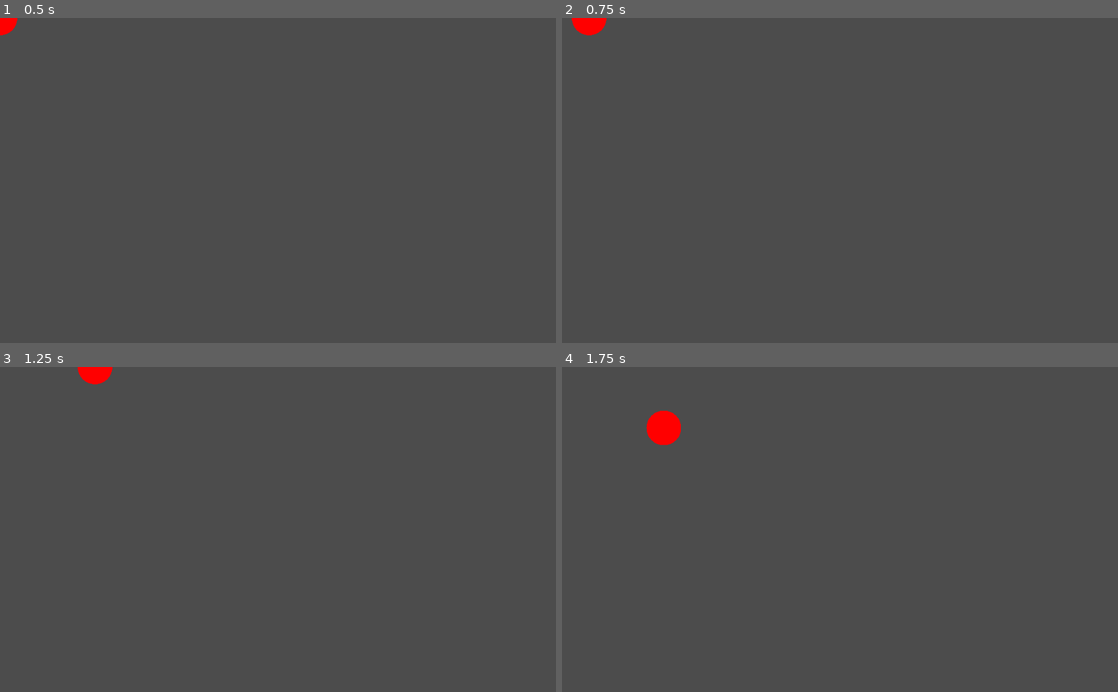
Above: before the commit, frames 1-4 (two rows, left to right).
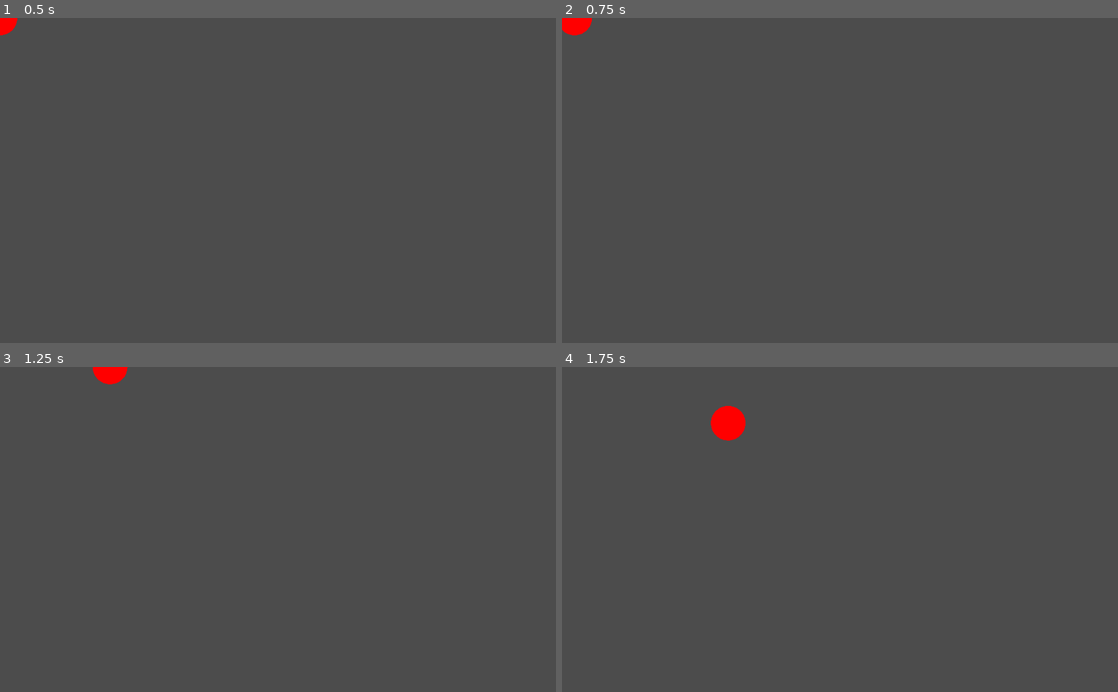
Above: after the commit, the same moments.

Repository: thomas-armena/crossfire
Game: Godot game, scene res://Scenes/Players/Player/Player.tscn
Same seed, same stepped clock (60 frames per second), same inputs: the game is played once before the commit and once after it.
Inputs (mouse positions are in pixels of both pictures, inside the frame that each line leads up to):
- Up to frame 1 (0.5 s): no input
- Up to frame 2 (0.75 s): tap Enter at 0.5 s; move the mouse to (962, 164) at 0.52 s; hold D (p1_move_right) from 0.53 s (still down); tap Space (p1_shoot, bound only after the commit) at 0.6 s
- Up to frame 3 (1.25 s): keep holding D (p1_move_right)
- Up to frame 4 (1.75 s): move the mouse to (728, 545) at 1.27 s; release D (p1_move_right) at 1.28 s; hold S (p1_move_down) from 1.28 s (still down); tap Space (p1_shoot, bound only after the commit) at 1.35 s

Frame 1 is identical in both runs. In frame 2, 0.3% of the frame differs, in the area x 0-8%, y 0-6%; in frame 3, 0.3%; in frame 4, 1.1%, in the area x 15-33%, y 11-25%.
Error after the commit: Invalid get index 'global_position' (on base: 'null instance'). (res://Scenes/Players/Player/Player.gd:41)

Commit message:
Entity movement with players

Diff:
--- /dev/null
+++ b/Scenes/Bullet/Bullet.gd
@@ -0,0 +1,17 @@
+extends KinematicBody2D
+
+export var speed = 1000
+export var direction = 0
+
+func _ready():
+	pass # Replace with function body.
+
+func _physics_process(delta):
+	var dir = PI
+	var velocity = Vector2(cos(direction), sin(direction)) * speed
+	move_and_slide(velocity)
+
+
+
+func _on_DeathTimer_timeout():
+	queue_free()
--- /dev/null
+++ b/Scenes/Bullet/Bullet.tscn
@@ -0,0 +1,25 @@
+[gd_scene load_steps=4 format=2]
+
+[ext_resource path="res://Scenes/Bullet/Bullet.gd" type="Script" id=1]
+[ext_resource path="res://Scenes/Shapes/Circle.tscn" type="PackedScene" id=2]
+
+[sub_resource type="CircleShape2D" id=1]
+radius = 12.0
+
+[node name="Bullet" type="KinematicBody2D"]
+collision_layer = 4
+collision_mask = 2
+script = ExtResource( 1 )
+
+[node name="CollisionShape2D" type="CollisionShape2D" parent="."]
+shape = SubResource( 1 )
+
+[node name="Circle" parent="." instance=ExtResource( 2 )]
+color = Color( 1, 0.984314, 0, 1 )
+radius = 12
+
+[node name="DeathTimer" type="Timer" parent="."]
+one_shot = true
+autostart = true
+
+[connection signal="timeout" from="DeathTimer" to="." method="_on_DeathTimer_timeout"]
--- a/Scenes/Players/Player/Player.gd
+++ b/Scenes/Players/Player/Player.gd
@@ -5,24 +5,40 @@
 export var move_left_action := "p1_move_left"
 export var move_down_action := "p1_move_down"
 export var move_up_action := "p1_move_up"
+export var shoot_action := "p1_shoot"
+export (NodePath) var target_player_path
 
-var speed = 250
+var speed = 500
 var velocity = Vector2()
+var BULLET = preload("res://Scenes/Bullet/Bullet.tscn")
+var target_player
 
+onready var entity = get_node("Entity")
 
 func _ready():
 	var circle = get_node("Circle")
 	circle.color = color
+	target_player = get_node(target_player_path)
 
 func get_input():
-	# Detect up/down/left/right keystate and only move when pressed.
 	velocity = Vector2()
-	if Input.is_action_pressed(move_right_action): 	velocity.x += 1
+	if Input.is_action_pressed(move_right_action):	velocity.x += 1
 	if Input.is_action_pressed(move_left_action): 	velocity.x -= 1
 	if Input.is_action_pressed(move_down_action): 	velocity.y += 1
 	if Input.is_action_pressed(move_up_action):		velocity.y -= 1
-	velocity = velocity.normalized() * speed
+	velocity = velocity.normalized()
 
 func _physics_process(delta):
 	get_input()
-	move_and_collide(velocity * delta)
+	entity.impulse(velocity+position, speed)
+
+func _process(delta):
+	if Input.is_action_just_pressed(shoot_action):
+		shoot()
+
+func shoot():
+	var bullet = BULLET.instance()
+	bullet.direction = PI+(global_position - target_player.global_position).angle()
+	print(bullet.direction)
+	bullet.position = position
+	get_tree().get_root().add_child(bullet)
--- a/Scenes/Players/Player/Player.tscn
+++ b/Scenes/Players/Player/Player.tscn
@@ -14,5 +14,6 @@
 shape = SubResource( 1 )
 
 [node name="Entity" parent="." instance=ExtResource( 2 )]
+damping = Vector2( 0.9, 0.9 )
 
 [node name="Circle" parent="." instance=ExtResource( 1 )]
--- a/Scenes/Stage/Stage.tscn
+++ b/Scenes/Stage/Stage.tscn
@@ -6,6 +6,7 @@
 
 [node name="Player1" parent="." instance=ExtResource( 1 )]
 position = Vector2( 294.611, 303.276 )
+target_player_path = NodePath("../Player2")
 
 [node name="Player2" parent="." instance=ExtResource( 1 )]
 position = Vector2( 764.689, 283.78 )
@@ -14,3 +15,5 @@
 move_left_action = "p2_move_left"
 move_down_action = "p2_move_down"
 move_up_action = "p2_move_up"
+shoot_action = "p2_shoot"
+target_player_path = NodePath("../Player1")
--- a/Scenes/Stage/Stage2.tscn
+++ b/Scenes/Stage/Stage2.tscn
@@ -9,6 +9,7 @@
 
 [node name="Player1" parent="." instance=ExtResource( 1 )]
 position = Vector2( 290.279, 294.611 )
+target_player_path = NodePath("../Player2")
 
 [node name="Player2" parent="." instance=ExtResource( 1 )]
 position = Vector2( 623.882, 305.442 )
@@ -17,6 +18,8 @@
 move_left_action = "p2_move_left"
 move_down_action = "p2_move_down"
 move_up_action = "p2_move_up"
+shoot_action = "p2_shoot"
+target_player_path = NodePath("../Player1")
 
 [node name="EnemyBasic" parent="." instance=ExtResource( 2 )]
 
--- a/project.godot
+++ b/project.godot
@@ -56,6 +56,18 @@
 "events": [ Object(InputEventKey,"resource_local_to_scene":false,"resource_name":"","device":0,"alt":false,"shift":false,"control":false,"meta":false,"command":false,"pressed":false,"scancode":75,"unicode":0,"echo":false,"script":null)
  ]
 }
+p1_shoot={
+"deadzone": 0.5,
+"events": [ Object(InputEventKey,"resource_local_to_scene":false,"resource_name":"","device":0,"alt":false,"shift":false,"control":false,"meta":false,"command":false,"pressed":false,"scancode":32,"unicode":0,"echo":false,"script":null)
+, Object(InputEventKey,"resource_local_to_scene":false,"resource_name":"","device":0,"alt":false,"shift":false,"control":false,"meta":false,"command":false,"pressed":false,"scancode":69,"unicode":0,"echo":false,"script":null)
+ ]
+}
+p2_shoot={
+"deadzone": 0.5,
+"events": [ Object(InputEventKey,"resource_local_to_scene":false,"resource_name":"","device":0,"alt":false,"shift":false,"control":false,"meta":false,"command":false,"pressed":false,"scancode":32,"unicode":0,"echo":false,"script":null)
+, Object(InputEventKey,"resource_local_to_scene":false,"resource_name":"","device":0,"alt":false,"shift":false,"control":false,"meta":false,"command":false,"pressed":false,"scancode":85,"unicode":0,"echo":false,"script":null)
+ ]
+}
 
 [physics]
 
